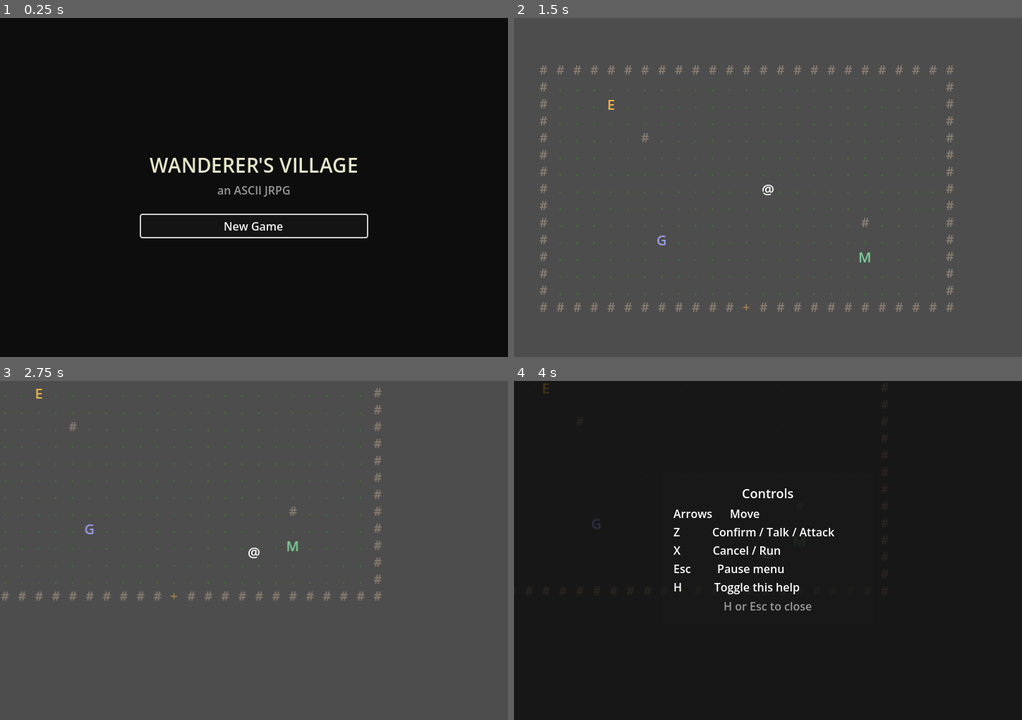
Above: before the commit, frames 1-4 (two rows, left to right).
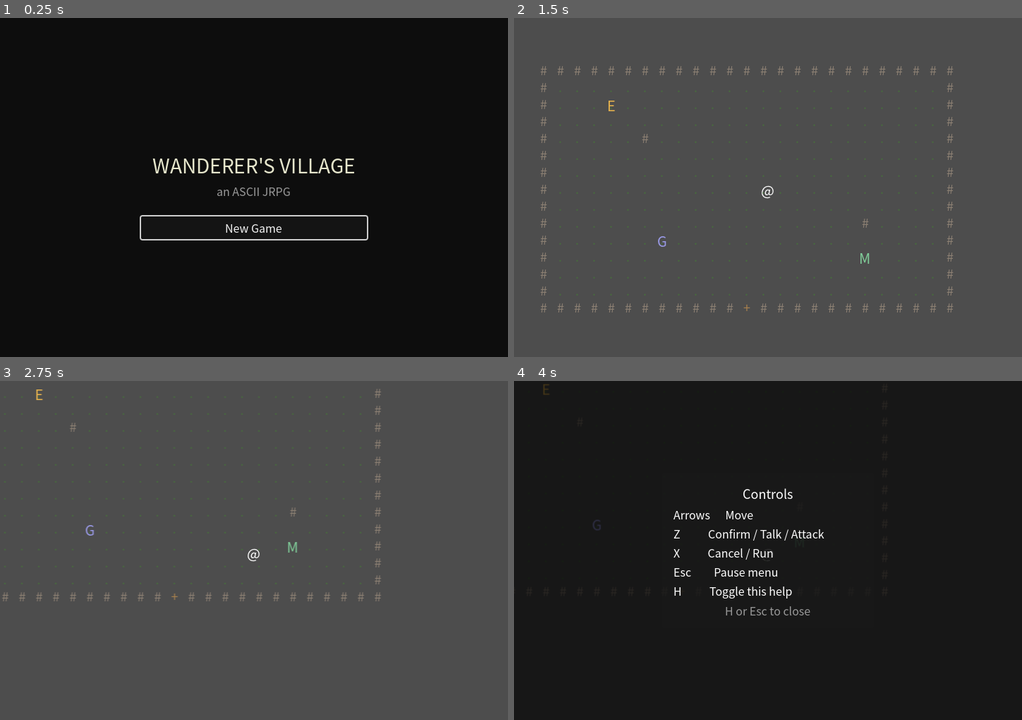
Above: after the commit, the same moments.

Repository: jchans/agent-blank
Game: Godot game, scene res://scenes/TitleScreen.tscn
Two runs of this game, one before a commit and one after it. Both use one fixed random seed, a clock stepped at 60 frames per second and the inputs below.
Inputs:
- Up to frame 1 (0.25 s): no input
- Up to frame 2 (1.5 s): click "New Game" at 0.5 s; tap Enter (ui_accept) at 1.25 s; hold Right from 1.28 s (still down); tap Z at 1.35 s
- Up to frame 3 (2.75 s): tap Enter (ui_accept) at 1.52, 2.27 s; release Right at 2.03 s; hold Down from 2.03 s (still down); tap X at 2.1 s
- Up to frame 4 (4 s): release Down at 2.78 s; hold Right 2.78-3.53 s; tap H at 2.85 s; tap Enter (ui_accept) at 3.5, 3.77 s; hold Up from 3.53 s (still down); tap Z at 3.6 s

The runs differ from the first frame. In frame 1, 2.1% of the frame differs, in the area x 27-73%, y 41-66%; in frame 2, 1.2%; in frame 3, 0.6%; in frame 4, 2.0%.

Commit message:
Fix Chinese text rendering as tofu boxes (missing CJK font glyphs)
Not a WSLg/environment issue -- Godot's built-in default font has no
CJK coverage at all, so this would have broken the real Windows build
too. Bundles a subsetted Noto Sans CJK TC (16.4MB -> 222KB, only the
~360 characters this project actually uses) as the project-wide
default font. Also documents playtesting the game directly via WSLg
window forwarding instead of needing a Windows export each iteration.

Co-Authored-By: Claude Sonnet 5 <noreply@anthropic.com>
Claude-Session: https://claude.ai/code/session_01U2RwoRt2GXFckRn8vpnrMu

Diff:
--- a/project.godot
+++ b/project.godot
@@ -14,6 +14,10 @@
 Controls="*res://scripts/controls.gd"
 HelpOverlay="*res://scenes/HelpOverlay.tscn"
 
+[gui]
+
+theme/custom_font="res://assets/fonts/ui-cjk-tc.otf"
+
 [display]
 
 window/size/viewport_width=720
Binary file added: assets/fonts/ui-cjk-tc.otf
Not shown, added: assets/fonts/ui-cjk-tc.otf.import
Not shown, changed: PROGRESS.md
